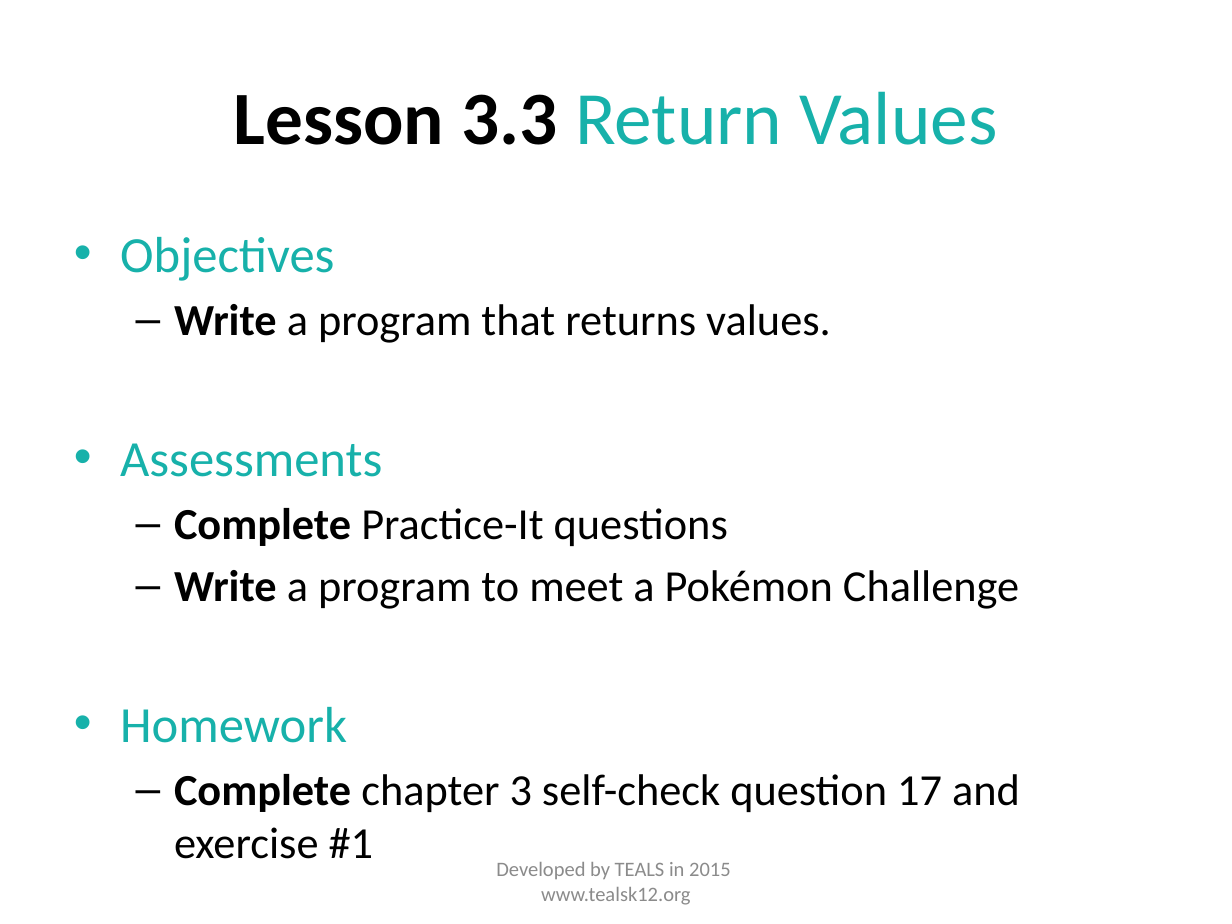
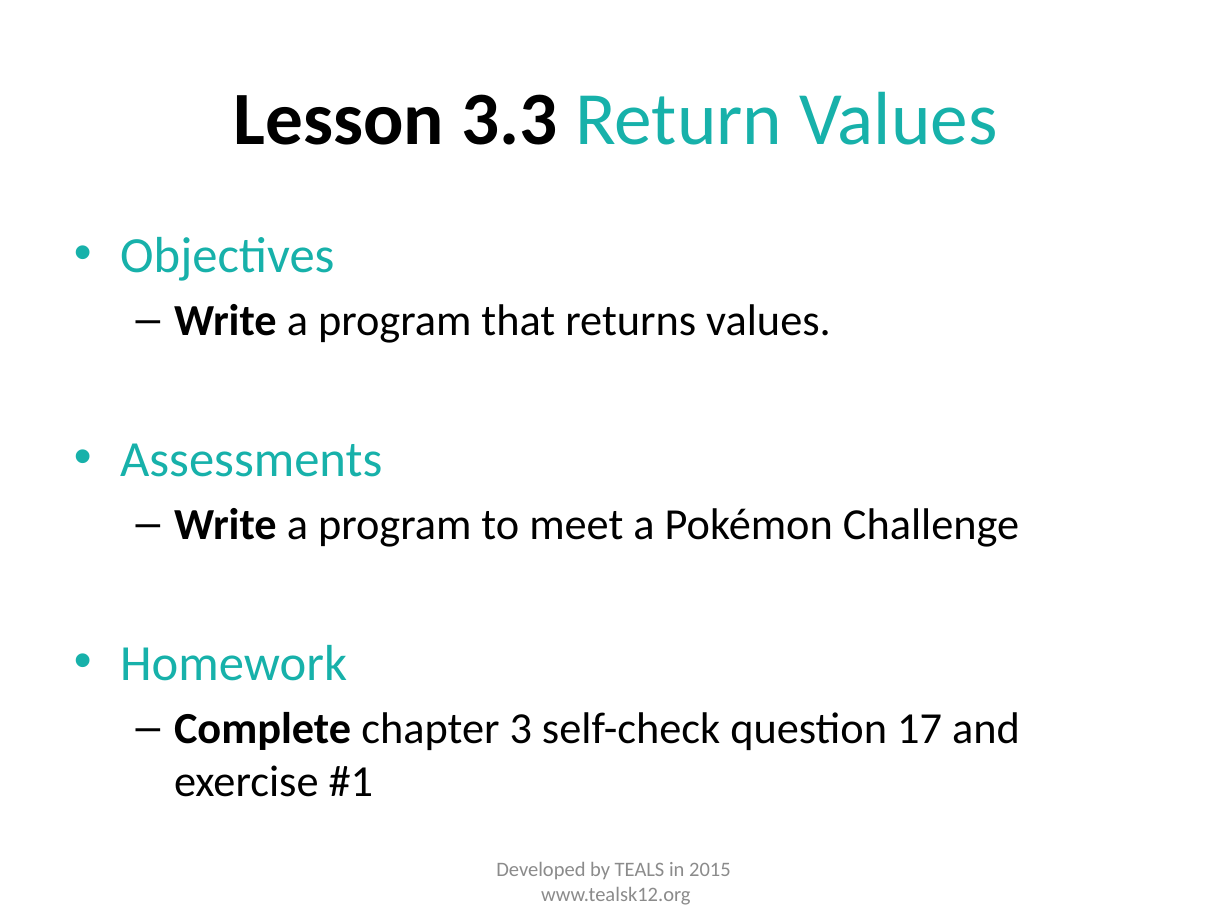
Before and after one commit to TEALSK12/apcsa-public, a slide deck: slide 4 of curriculum/Unit3/Unit 3 Slides.pptx. Drawn at 1232x924 pixels with LibreOffice and Linux fonts; fonts in the diff are those of the drawing. Boxes give left, top, right and bottom in pixels: in the first picture for what was removed or moved away, otherwise in the second. Text is boxed around its words. In the diff, an @@ line names an element or a change of style, - is before the commit and + after.

```diff
--- a/curriculum/Unit3/Unit 3 Slides.pptx
+++ b/curriculum/Unit3/Unit 3 Slides.pptx
@@ text at [174, 508, 728, 546]: paragraph removed @@
-  – Complete Practice-It questions
```
Also in this commit, not shown: 5 other slides changed, 12 other files.
